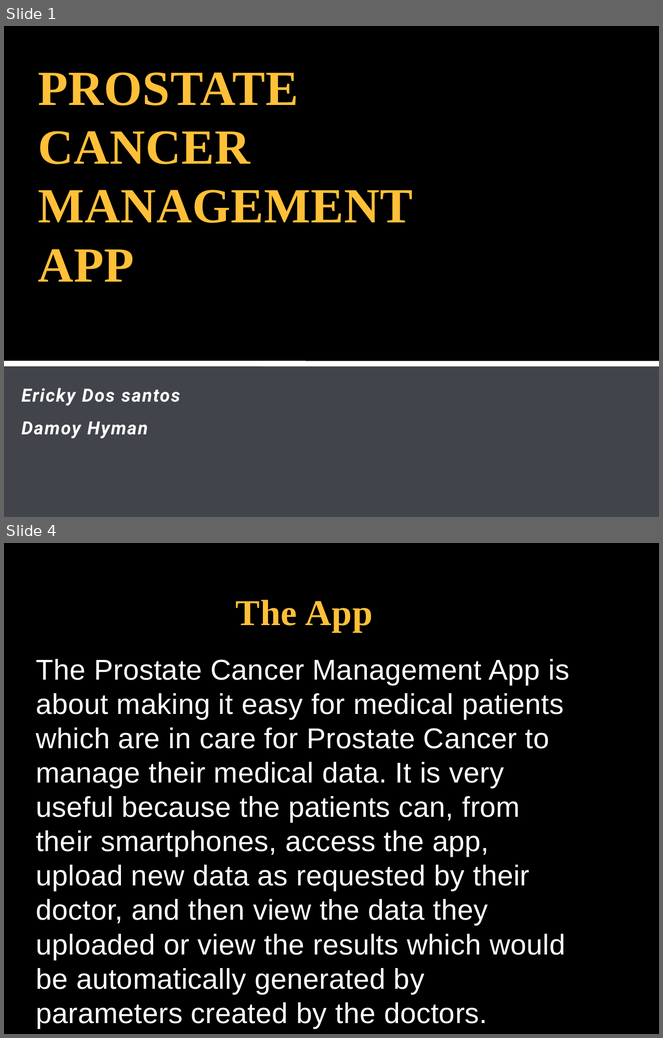
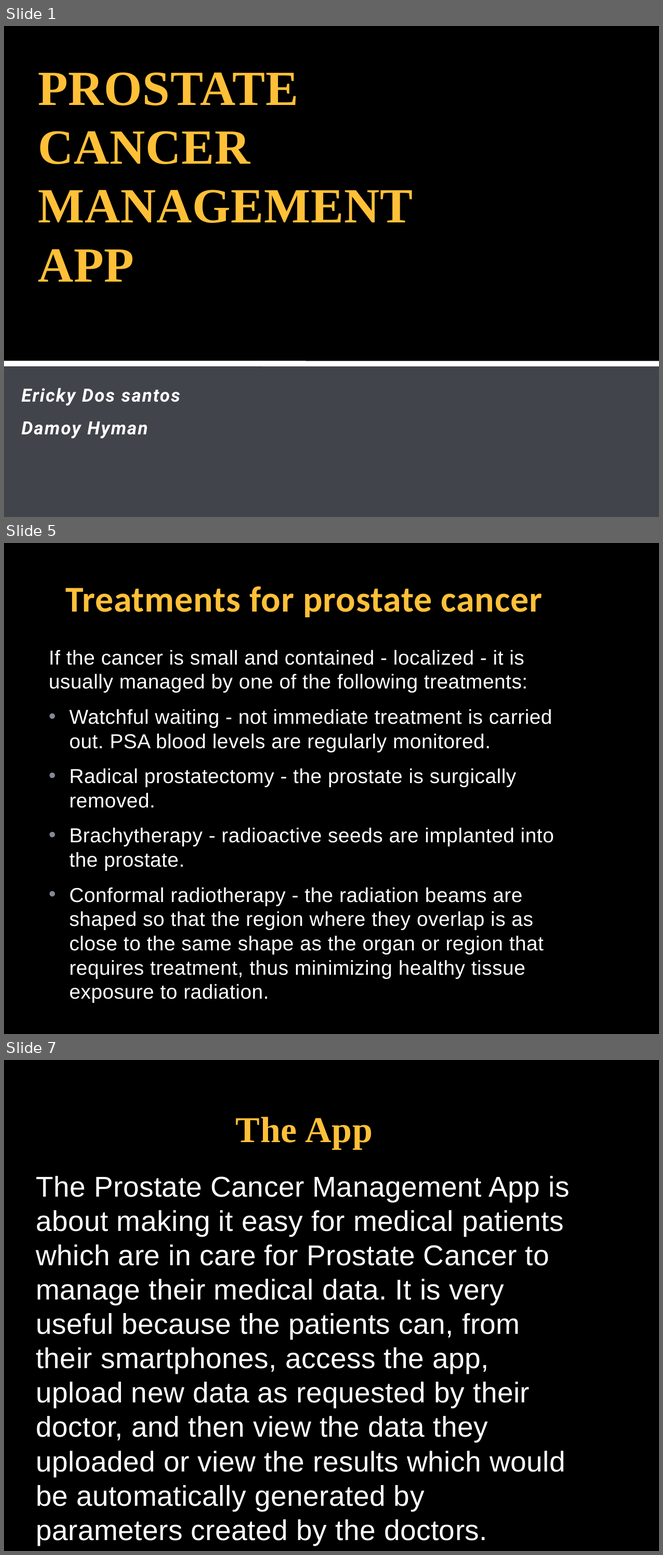
Before and after one commit to FAUMobileWeb/Prostate-Cancer-Management, a slide deck: Presentation-and-Report/Presentation/PROSTATE CANCER MANAGEMENT APP.pptx. Shown one above the other, each under a label of ours: slides 1 and 4 before the commit, slides 1, 5 and 7 after it; the slides between them are not shown. The pictures are 663x1038 and 663x1555 pixels, drawn with LibreOffice and Linux fonts; fonts in the diff are those of the drawing; background and template pictures are left out. Boxes give left, top, right and bottom in pixels: in the first picture for what was removed or moved away, otherwise in the second. Text is boxed around its words. In the diff, an @@ line names an element or a change of style, - is before the commit and + after.

```diff
--- a/Presentation-and-Report/Presentation/PROSTATE CANCER MANAGEMENT APP.pptx
+++ b/Presentation-and-Report/Presentation/PROSTATE CANCER MANAGEMENT APP.pptx
@@ slide 5 added at (x1=4, y1=543, x2=659, y2=1034), background picture (left out); not listed: 1 template element that a slide beside it also shows @@
@@ title added at (x1=65, y1=586, x2=542, y2=617), 40 pt, text gradient #FFC038 to #D99503, bold @@
+Treatments for prostate cancer
@@ text added at (x1=49, y1=650, x2=554, y2=979), 22.2 pt, text #FFFFFF @@
+If the cancer is small and contained - localized - it is usually managed by one of the following treatments:
+• Watchful waiting - not immediate treatment is carried out. PSA blood levels are regularly monitored.
+• Radical prostatectomy - the prostate is surgically removed.
+• Brachytherapy - radioactive seeds are implanted into the prostate.
+• Conformal radiotherapy - the radiation beams are shaped so that the region where they overlap is as close to the same shape as the organ or region that requires treatment, thus minimizing healthy tissue exposure to radiation.
@@ what was slide 4 is now slide 7 @@
```
Also in this commit, not shown: 2 slides changed, 3 other slides added.
